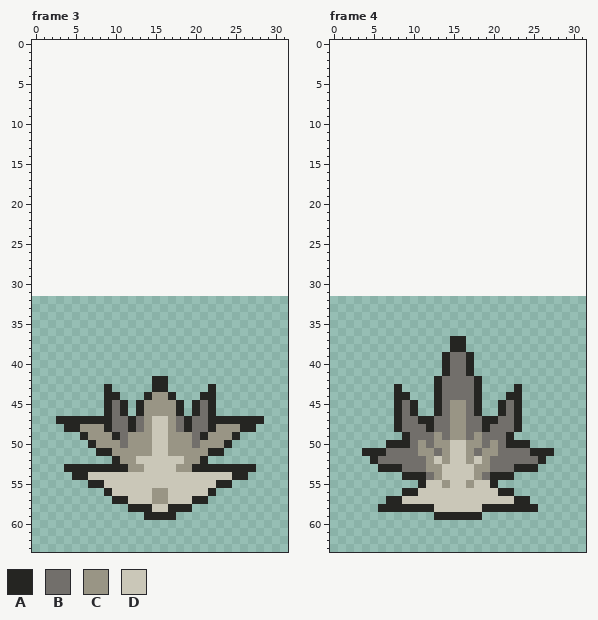
Two states of a pixel-art file, assets/images/effects/arcane_burst.aseprite. Above, as it was before the edit.
32x32 pixels, 6 frames. Shown: frame 3, frame 4. The old version is drawn lined up with the new one, on the new canvas. The commit also changed other frames, which this record leaves out.
Palette (. is transparent): A #252522  B #726f6b  C #999585  D #cac7b8
Pixels before, frame 3, first column x 3:
42 ............AA............
43 ......A.....AA.....A......
44 ......AA...ACCA...AA......
45 ......ABA.ACCCCA.ABA......
46 ......ABA.ACCCCA.ABA......
47 AAAAAAABBABCDDCBABBAAAAAAA
48 .AACCCABBABCDDCBABBACCCAA.
49 ...ACCCABCCCDDCCCBACCCA...
50 ....ACCCBCCCDDCCCBCCCA....
51 .....AACCCCCDDCCCCCAA.....
52 .......ACCDDDDDDCCA.......
53 .AAAAAAAACCDDDDCCAAAAAAAA.
54 ..AADDDDDDDDDDDDDDDDDDAA..
55 ....AADDDDDDDDDDDDDDAA....
56 ......ADDDDDCCDDDDDA......
57 .......AADDDCCDDDAA.......
58 .........AAADDAAA.........
59 ...........AAAA...........
Pixels before, frame 4, first column x 4:
37 ...........AA...........
38 ...........AA...........
39 ..........ABBA..........
40 ..........ABBA..........
41 ..........ABBA..........
42 .........ABBBBA.........
43 ....A....ABBBBA....A....
44 ....AA...ABBBBA...AA....
45 ....ABA..ABCCBA..ABA....
46 ....ABA..ABCCBA..ABA....
47 ....ABBAABBCCBBAABBA....
48 ....ABBBABBCCBBABBBA....
49 .....ABBBCBCCBCBBBA.....
50 ...AAABCBCCDDCCBCBAAA...
51 AAABBBBCCBCDDCBCCBBBBAAA
52 .ABBBBBBCDCDDCDCBBBBBBA.
53 ..AAABBBCCDDDDCCBBBAAA..
54 .....AAABCDDDDCBAAA.....
55 .......ADDCDDCDDA.......
56 .....AADDDDDDDDDDAA.....
57 ...AADDDDDDDDDDDDDDAA...
58 ..AAAAAAADDDDDDAAAAAAA..
59 .........AAAAAA.........
And afterwards:
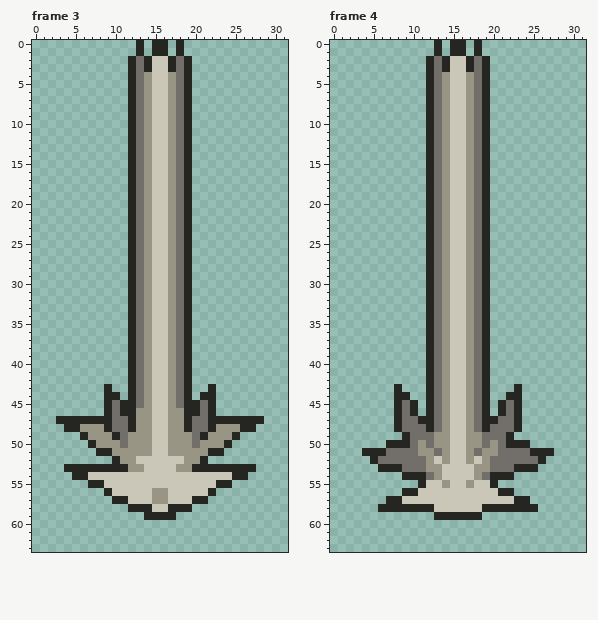
Diff:
canvas 32x32 -> 32x64, the old top-left corner now at 0,32
Frame 3:
The author put colour A in rows 0 to 1 at x 13, 15 to 16 and 18; in rows 2 to 3 at x 12, 14, 17 and 19; in rows 4 to 46 at x 12 and 19.
The author put colour B in rows 2 to 44 at x 13 and 18.
Colour A becomes colour B in row 45 at x 13 and 18.
The author put colour C in rows 4 to 43 at x 14 and 17.
Colour A becomes colour C in row 44 at x 14 and 17; in row 46 at x 13 and 18.
Colour B becomes colour C in rows 47 to 48 at x 13 and 18.
The author put colour D in rows 2 to 41 at x 15 to 16.
Colour A becomes colour D in rows 42 to 43 at x 15 to 16.
Colour C becomes colour D in rows 44 to 46 at x 15 to 16.
Frame 4:
The author put colour A in rows 0 to 1 at x 13, 15 to 16 and 18; in rows 2 to 3 at x 12, 14, 17 and 19; in rows 4 to 46 at x 12 and 19.
The author put colour B in rows 2 to 41 at x 13 and 18.
Colour A becomes colour B in rows 42 to 46 at x 13 and 18.
The author put colour C in rows 4 to 38 at x 14 and 17.
Colour A becomes colour C in rows 39 to 41 at x 14 and 17.
Colour B becomes colour C in rows 42 to 49 at x 14 and 17.
The author put colour D in rows 2 to 36 at x 15 to 16.
Colour A becomes colour D in rows 37 to 38 at x 15 to 16.
Colour B becomes colour D in rows 39 to 44 at x 15 to 16.
Colour C becomes colour D in rows 45 to 49 at x 15 to 16.
Changed places in both pictures, as pixel boxes (x1, y1, x2, y2):
changed: (128, 40, 192, 432)
changed: (426, 40, 490, 440)
